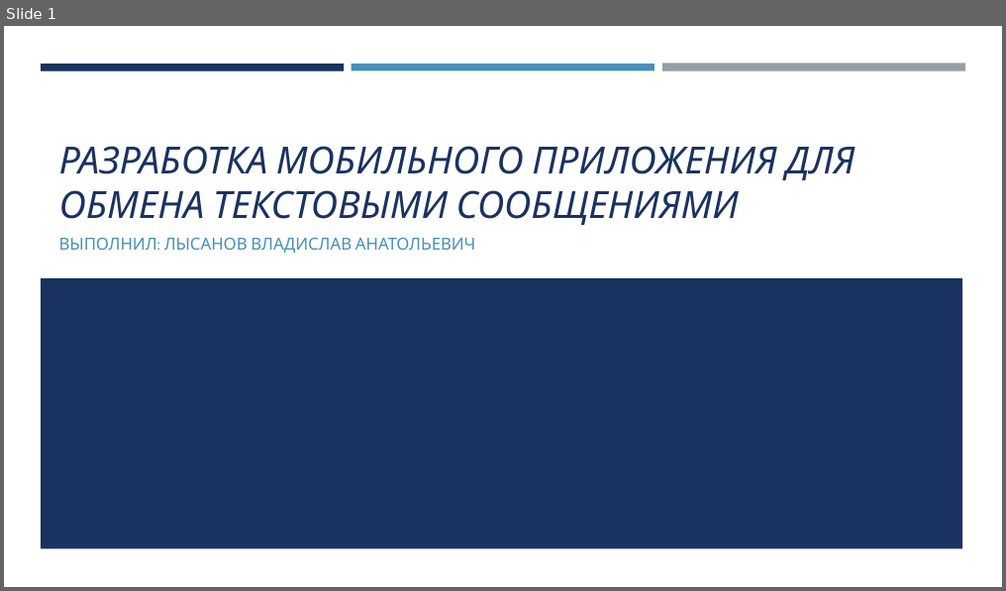
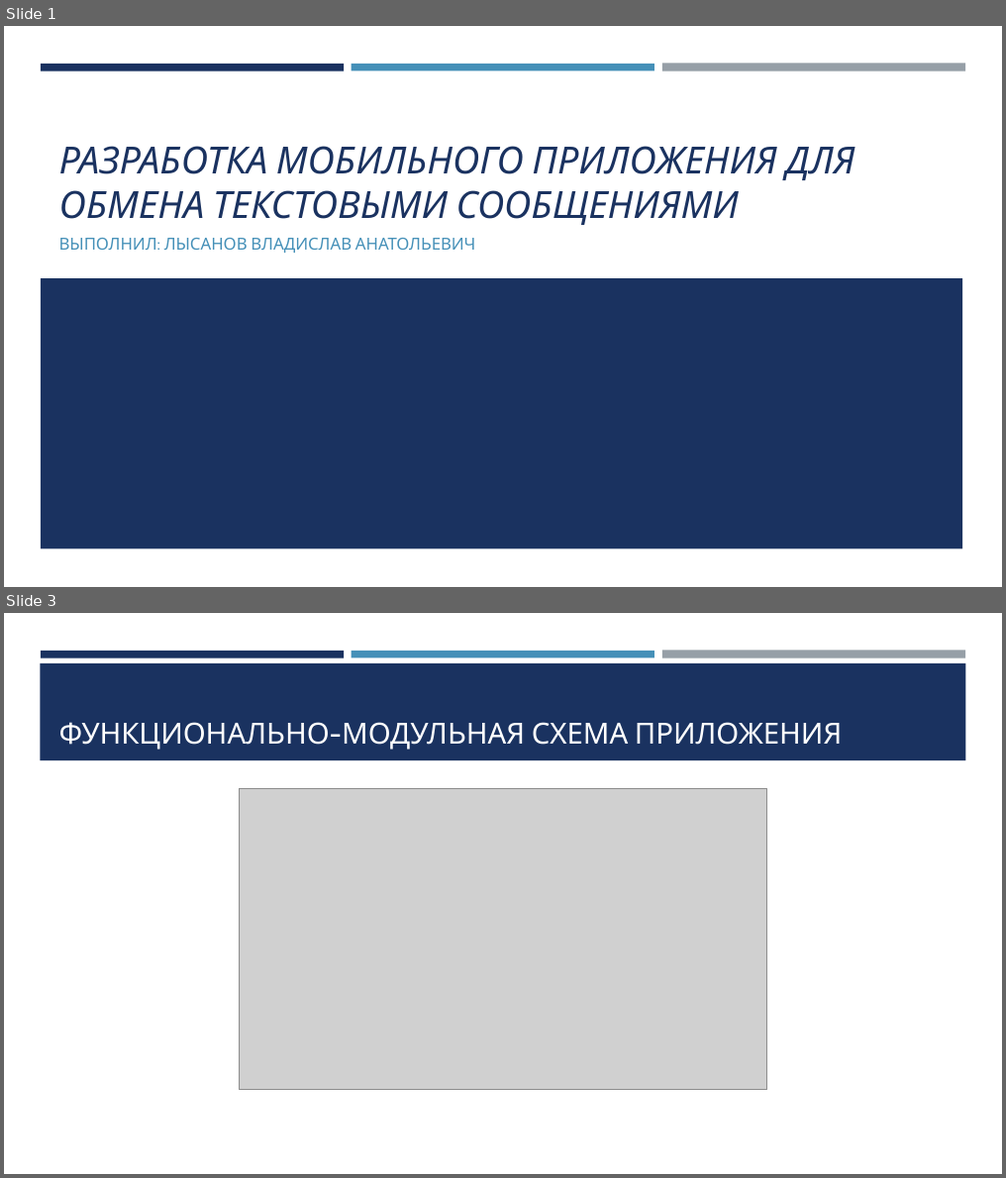
Before and after one commit to btwlav/ChatTutorial1, a slide deck: shemas/Выступление.pptx. Shown one above the other, each under a label of ours: slide 1 before the commit, slides 1 and 3 after it; the slides between them are not shown. The pictures are 1006x591 and 1006x1178 pixels, drawn with LibreOffice and Linux fonts; fonts in the diff are those of the drawing; grey boxes stand for pictures. Boxes give left, top, right and bottom in pixels: in the first picture for what was removed or moved away, otherwise in the second. Text is boxed around its words. In the diff, an @@ line names an element or a change of style, - is before the commit and + after.

```diff
--- a/shemas/Выступление.pptx
+++ b/shemas/Выступление.pptx
@@ slide 3 added at (4,613,1002,1174), background #FFFFFF; not listed: 3 template elements that a slide beside it also shows @@
@@ rectangle added at (40,663,966,761), fill #1A3260 @@
@@ title added at (59,722,842,750), 28 pt, text #FFFFFF @@
+ФУНКЦИОНАЛЬНО-МОДУЛЬНАЯ СХЕМА ПРИЛОЖЕНИЯ
@@ picture added at (239,789,767,1090) @@
```
Also in this commit, not shown: 3 slides changed, 2 other slides added, 1 slide removed.
